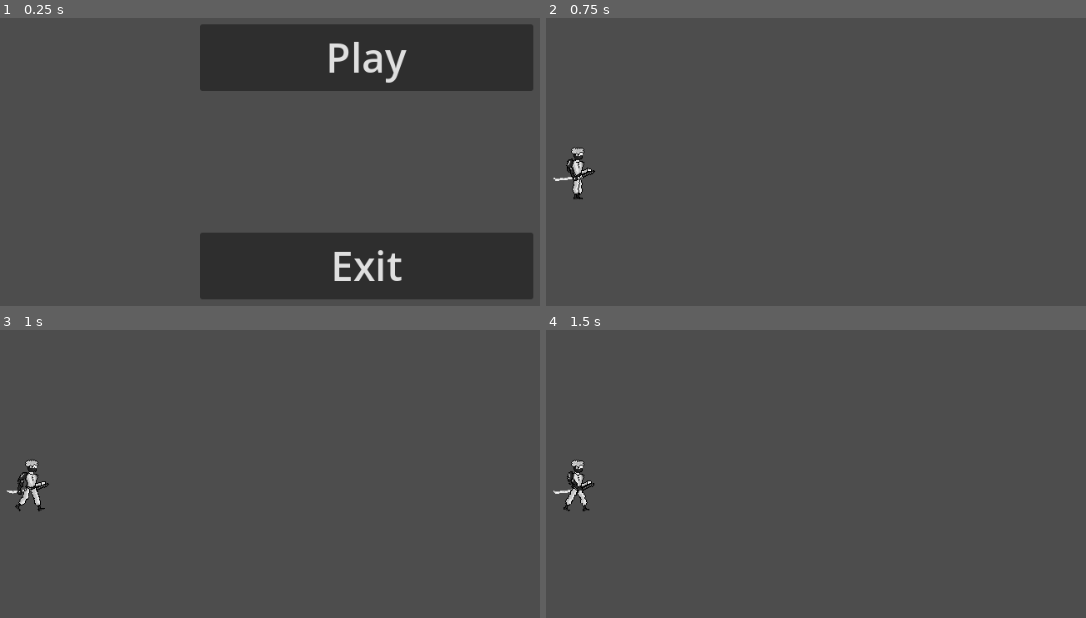
Above: before the commit, frames 1-4 (two rows, left to right).
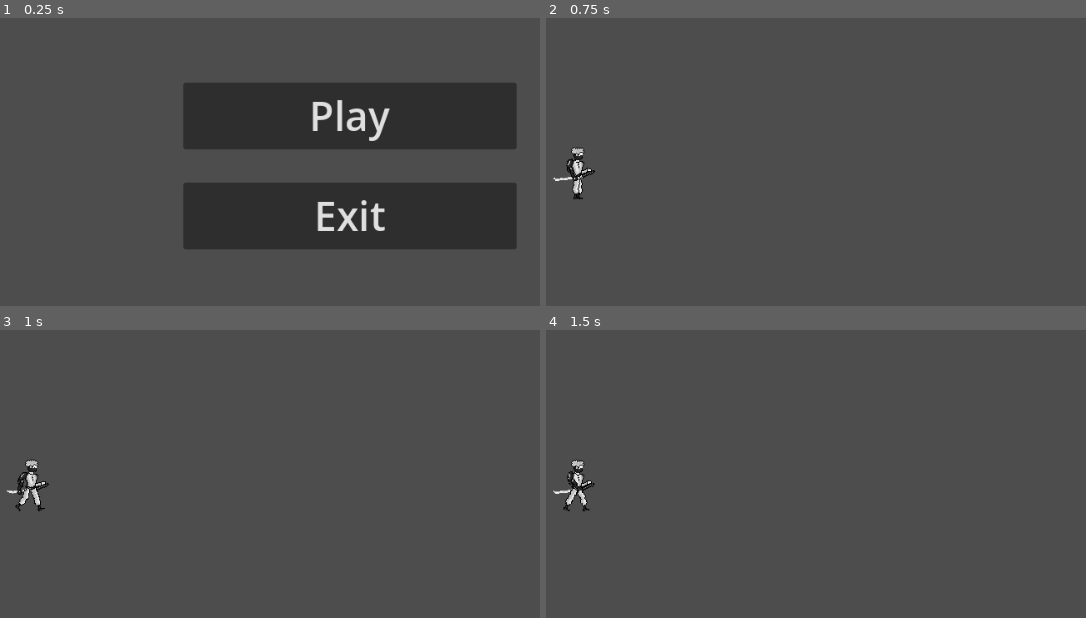
Above: after the commit, the same moments.

Repository: Dkoplik/Paint-it-Black
Game: Godot game, scene res://main_menu.tscn
Two runs of this game, one before a commit and one after it. Both use one fixed random seed, a clock stepped at 60 frames per second and the inputs below. The project has no main scene, so this scene is started directly.
Inputs:
- Up to frame 1 (0.25 s): no input
- Up to frame 2 (0.75 s): click "Play" at 0.5 s
- Up to frame 3 (1 s): no input
- Up to frame 4 (1.5 s): no input

The runs differ from the first frame. In frame 1, 46% of the frame differs, in the area x 34-99%, y 2-98%; in frame 2, nothing differs; in frame 3, nothing differs; in frame 4, nothing differs.

Commit message:
Изменил расположение кнопок

Diff:
--- a/Paint-it-Black/main_menu.tscn
+++ b/Paint-it-Black/main_menu.tscn
@@ -12,20 +12,20 @@
 
 [node name="PlayButton" type="Button" parent="."]
 layout_mode = 0
-offset_left = 300.0
-offset_top = 100.0
-offset_right = 700.0
-offset_bottom = 180.0
+offset_left = 280.0
+offset_top = 170.0
+offset_right = 680.0
+offset_bottom = 250.0
 theme_override_font_sizes/font_size = 48
 text = "Play"
 icon_alignment = 1
 
 [node name="ExitButton" type="Button" parent="."]
 layout_mode = 0
-offset_left = 300.0
-offset_top = 350.0
-offset_right = 700.0
-offset_bottom = 430.0
+offset_left = 280.0
+offset_top = 290.0
+offset_right = 680.0
+offset_bottom = 370.0
 theme_override_font_sizes/font_size = 48
 text = "Exit"
 
